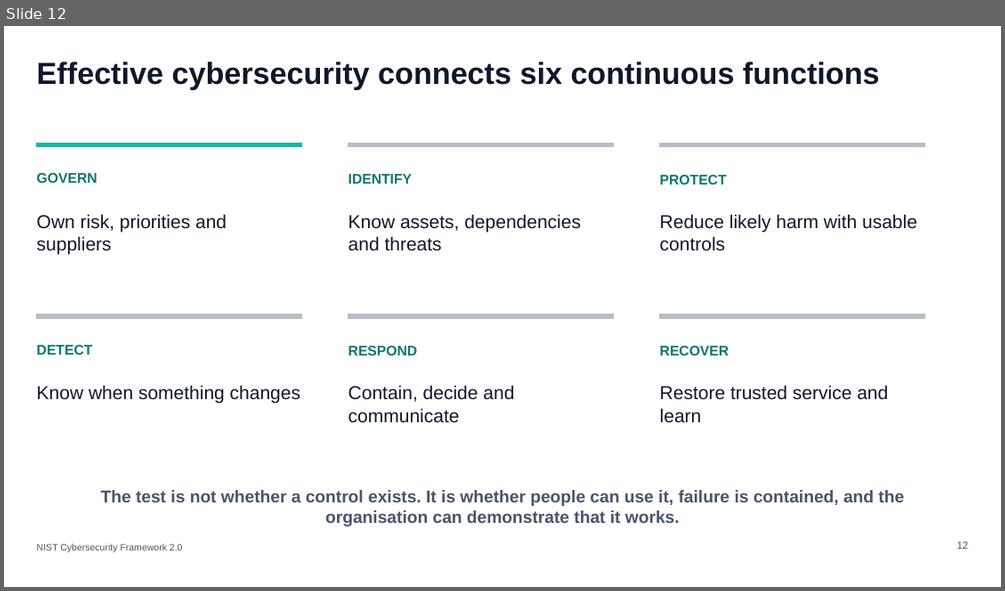
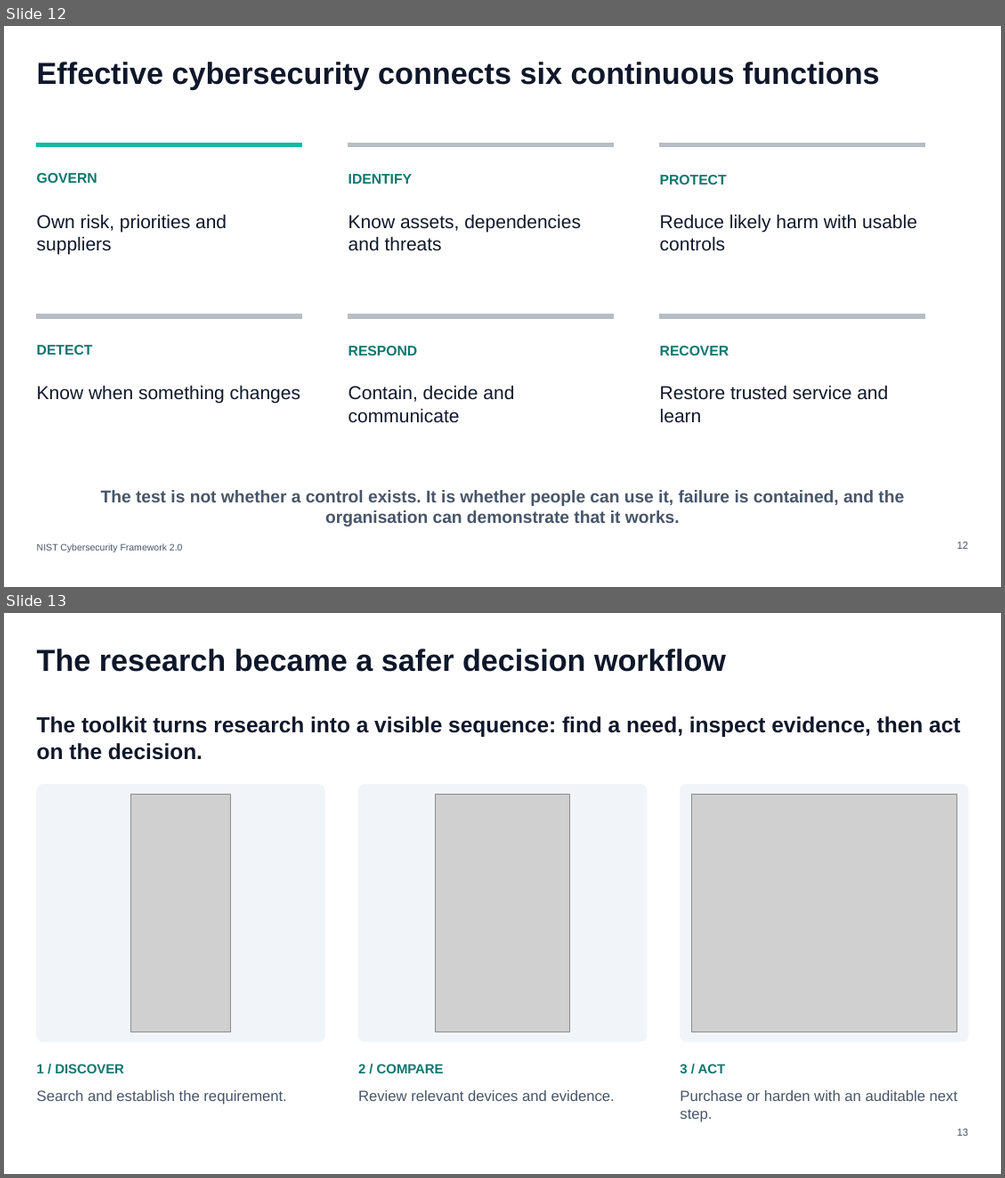
Before and after one commit to NathanBrownBennett/NathanBrown-Bennett, a slide deck: assets/documents/a-level-epq-presentation.pptx. Shown one above the other, each under a label of ours: slide 12 before the commit, slides 12 and 13 after it. The pictures are 1005x591 and 1005x1178 pixels, drawn with LibreOffice and Linux fonts; fonts in the diff are those of the drawing; grey boxes stand for pictures. Boxes give left, top, right and bottom in pixels: in the first picture for what was removed or moved away, otherwise in the second. Text is boxed around its words. In the diff, an @@ line names an element or a change of style, - is before the commit and + after.

Commit message:
Embed missing research and product images

```diff
--- a/assets/documents/a-level-epq-presentation.pptx
+++ b/assets/documents/a-level-epq-presentation.pptx
@@ slide 13 added at (4, 613, 1001, 1174), background #FFFFFF @@
@@ text added at (37, 649, 726, 672), 29.2 pt, text #0F172A, bold @@
+The research became a safer decision workflow
@@ text added at (37, 716, 960, 760), 21 pt, text #0F172A, bold @@
+The toolkit turns research into a visible sequence: find a need, inspect evidence, then act on the decision.
@@ rounded rectangle added at (37, 784, 324, 1041), fill #F1F5F9, outline #F1F5F9 0.75 pt @@
@@ picture added at (131, 794, 231, 1032) @@
@@ rounded rectangle added at (358, 784, 647, 1041), fill #F1F5F9, outline #F1F5F9 0.75 pt @@
@@ picture added at (436, 794, 569, 1032) @@
@@ rounded rectangle added at (680, 784, 968, 1041), fill #F1F5F9, outline #F1F5F9 0.75 pt @@
@@ picture added at (691, 794, 956, 1032) @@
@@ text added at (37, 1063, 124, 1073), 12.8 pt, text #0F766E, bold @@
+1 / DISCOVER
@@ text added at (358, 1063, 444, 1073), 12.8 pt, text #0F766E, bold @@
+2 / COMPARE
@@ text added at (680, 1063, 726, 1073), 12.8 pt, text #0F766E, bold @@
+3 / ACT
@@ text added at (37, 1090, 286, 1104), 14.2 pt, text #475569 @@
+Search and establish the requirement.
@@ text added at (358, 1090, 615, 1101), 14.2 pt, text #475569 @@
+Review relevant devices and evidence.
@@ text added at (680, 1090, 957, 1122), 14.2 pt, text #475569 @@
+Purchase or harden with an auditable next step.
@@ text added at (957, 1128, 969, 1135), 9.8 pt, text #475569 @@
+13
```
Also in this commit, not shown: 4 slides changed, 1 slide removed, 2 other files.
